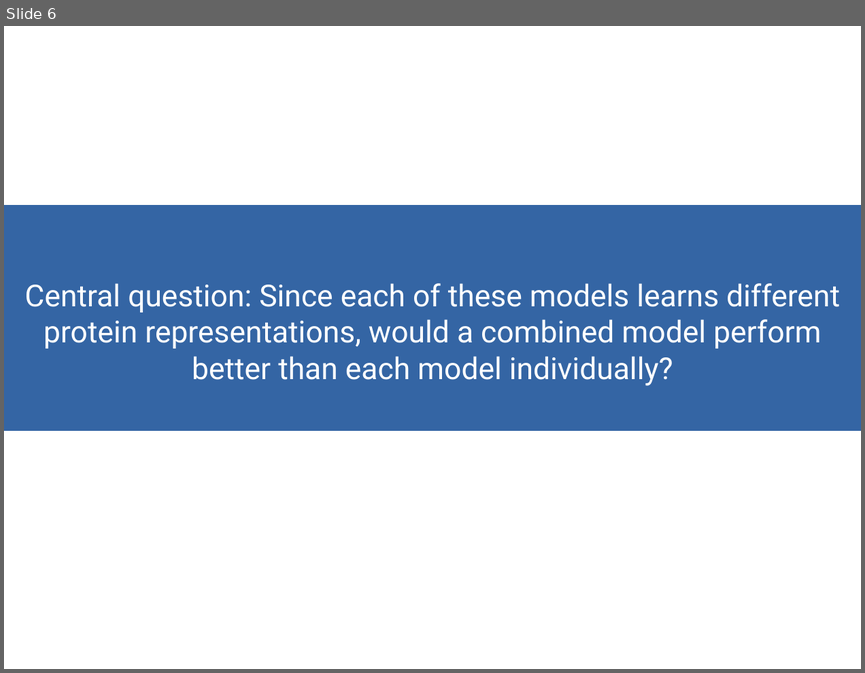
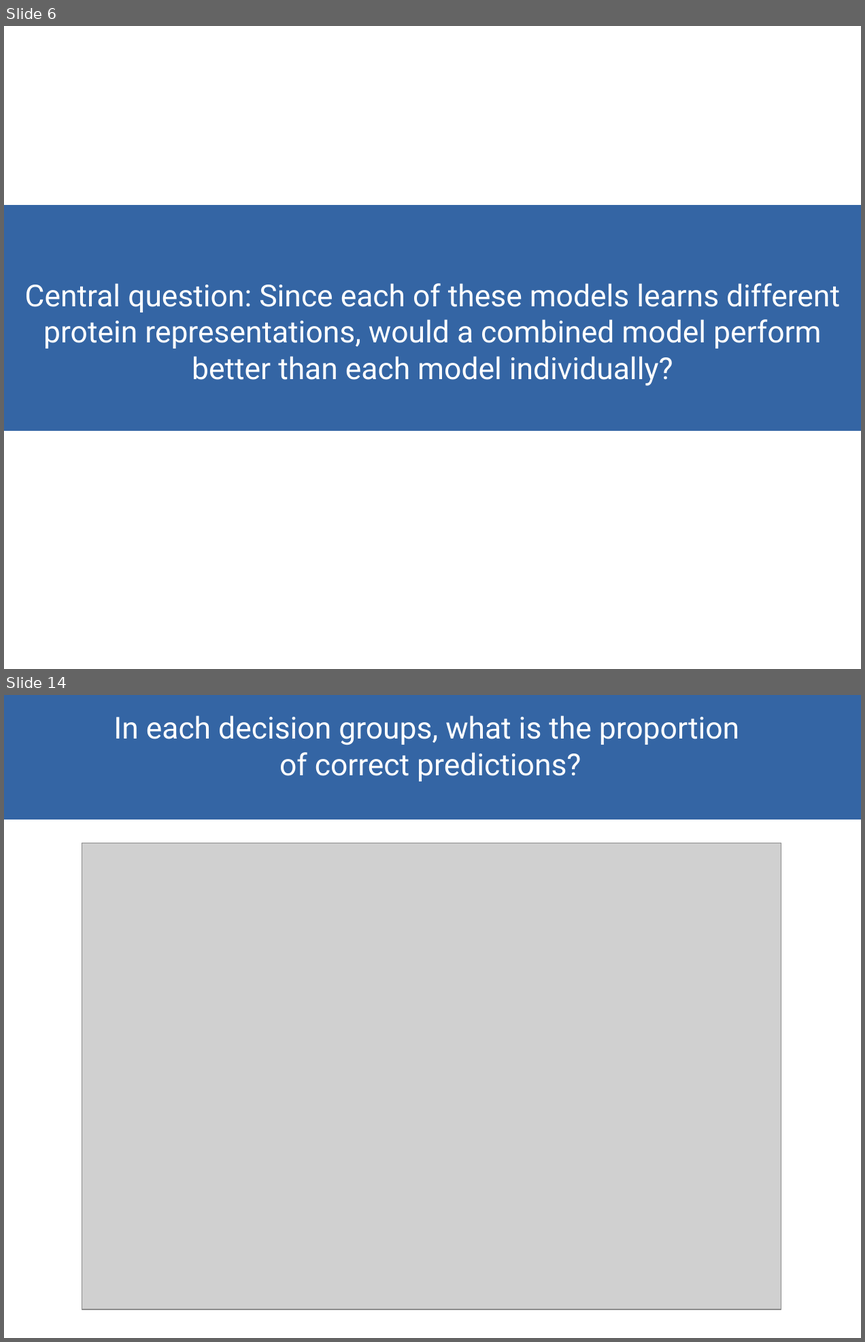
Before and after one commit to akulikova64/BERT_CNN_comparison, a slide deck: analysis/present_12_16_21.odp. Shown one above the other, each under a label of ours: slide 6 before the commit, slides 6 and 14 after it; the slides between them are not shown. The pictures are 865x673 and 865x1342 pixels, drawn with LibreOffice and Linux fonts; fonts in the diff are those of the drawing; grey boxes stand for pictures. Boxes give left, top, right and bottom in pixels: in the first picture for what was removed or moved away, otherwise in the second. Text is boxed around its words. In the diff, an @@ line names an element or a change of style, - is before the commit and + after.

```diff
--- a/analysis/present_12_16_21.odp
+++ b/analysis/present_12_16_21.odp
@@ slide 14 added at (x1=4, y1=695, x2=861, y2=1338), background #FFFFFF @@
@@ rectangle added at (x1=4, y1=695, x2=861, y2=819), fill #3465A4, outline #3465A4 0 pt @@
@@ text added at (x1=113, y1=715, x2=739, y2=781), 28 pt, text #FFFFFF @@
+In each decision groups, what is the proportion
+of correct predictions?
@@ picture added at (x1=82, y1=843, x2=781, y2=1309) @@
```
Also in this commit, not shown: 15 other slides added, 2 slides removed, 1 other file.
